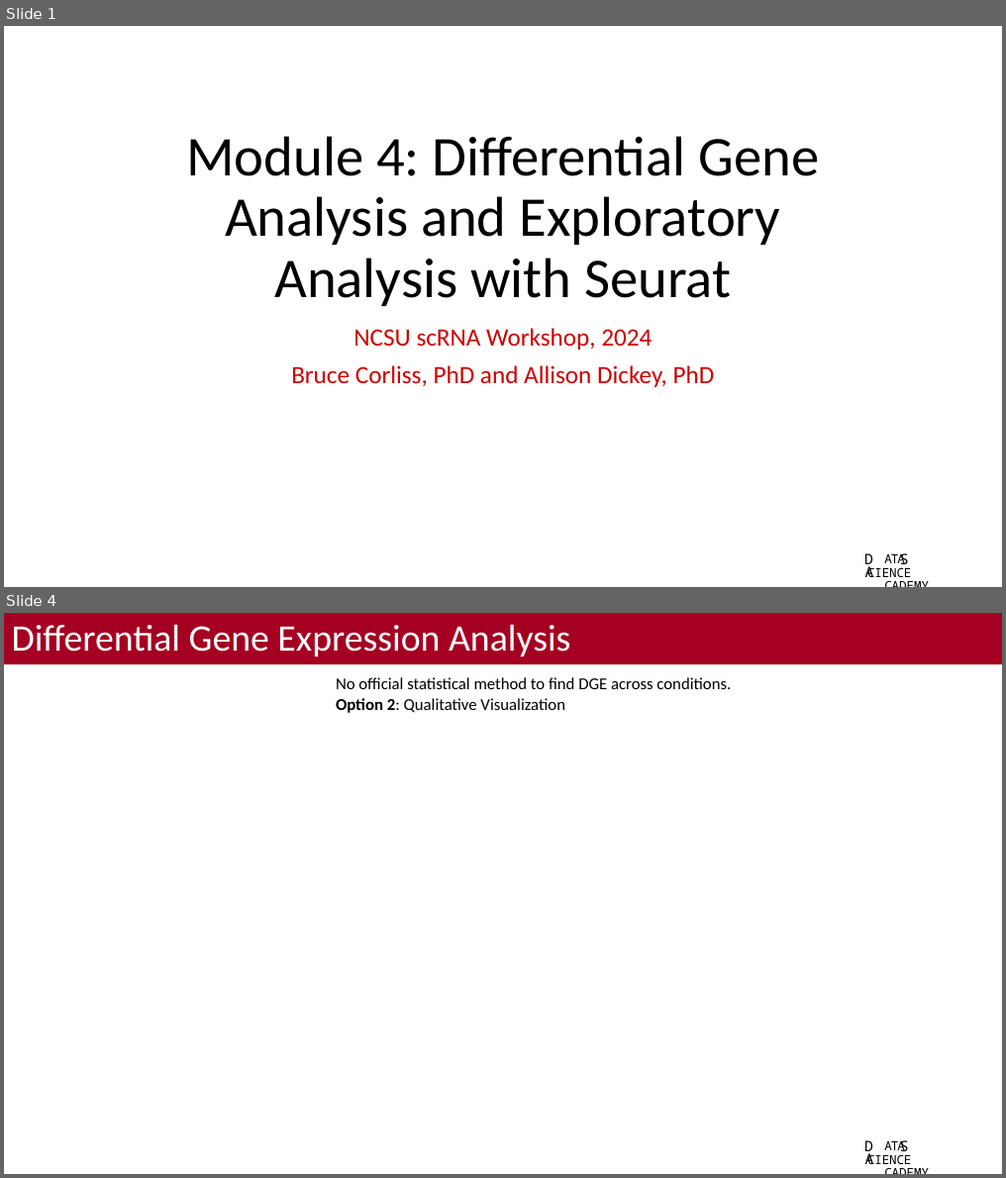
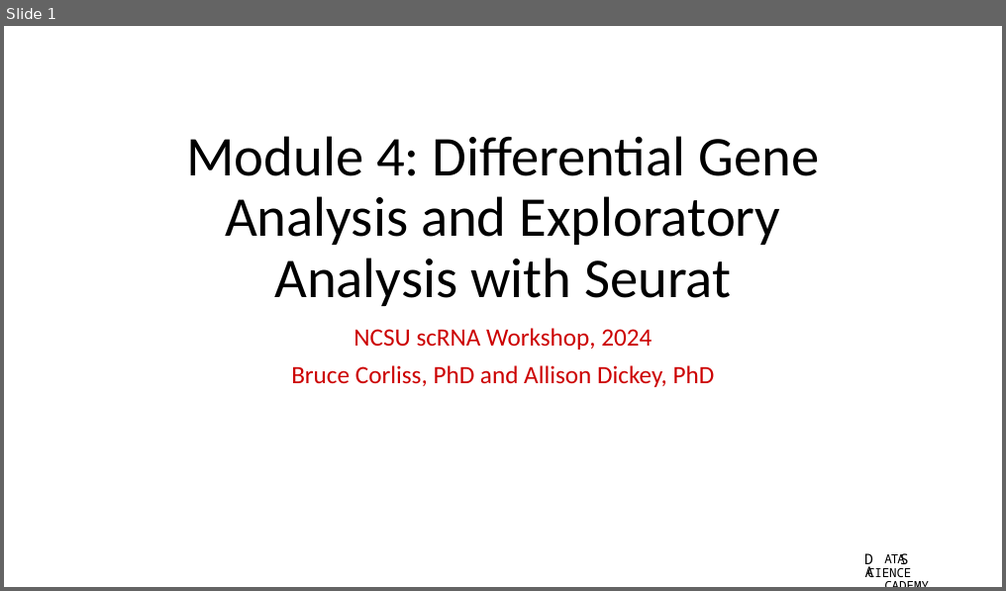
Before and after one commit to bacorli2/scrna_workshop, a slide deck: M5_Seurat_DGE_and_Exploratory/M5_Seurat_DGE_Exploratory.pptx. Shown one above the other, each under a label of ours: slides 1 and 4 before the commit, slide 1 after it; the slides between them are not shown. The pictures are 1006x1178 and 1006x591 pixels, drawn with LibreOffice and Linux fonts; fonts in the diff are those of the drawing; background and template pictures are left out. Boxes give left, top, right and bottom in pixels: in the first picture for what was removed or moved away, otherwise in the second. Text is boxed around its words. In the diff, an @@ line names an element or a change of style, - is before the commit and + after.

```diff
--- a/M5_Seurat_DGE_and_Exploratory/M5_Seurat_DGE_Exploratory.pptx
+++ b/M5_Seurat_DGE_and_Exploratory/M5_Seurat_DGE_Exploratory.pptx
@@ slide 4 removed at (4,613,1002,1174), background #FFFFFF; not listed: 4 template elements that a slide beside it also shows @@
@@ title removed at (4,613,1002,664) @@
-Differential Gene Expression Analysis
@@ text removed at (336,677,731,713) @@
-No official statistical method to find DGE across conditions.
-Option 2: Qualitative Visualization
```
Also in this commit, not shown: 2 slides changed, 2 slides added, 2 other files.
